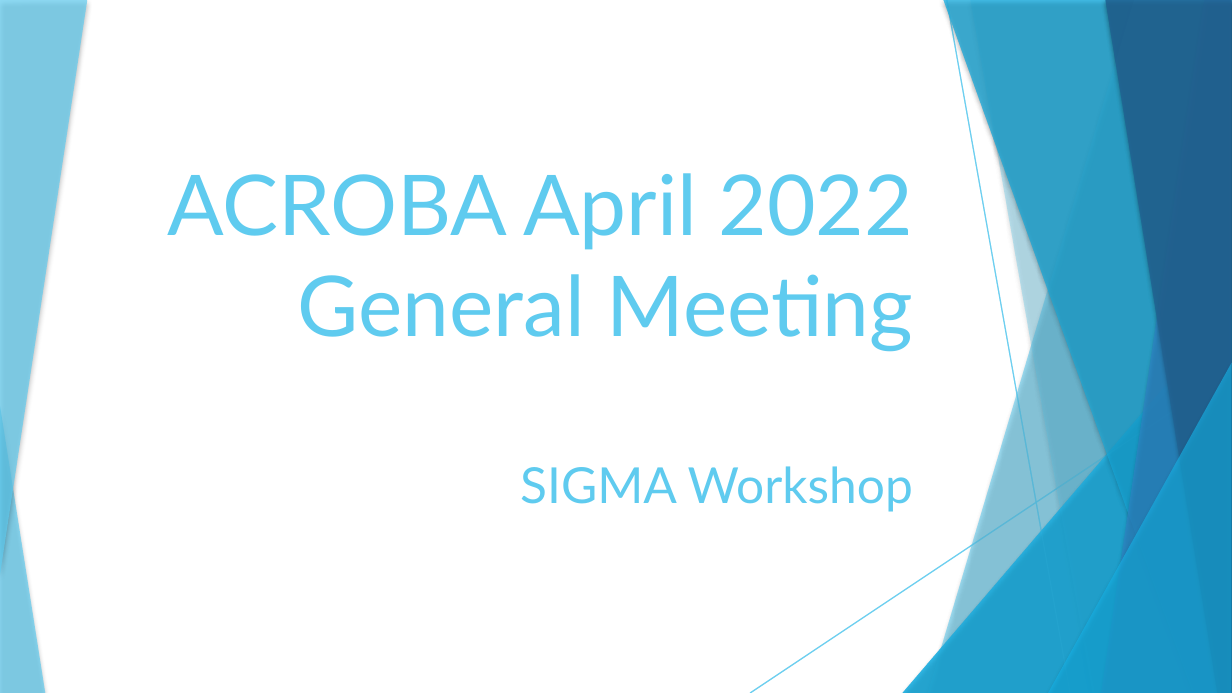
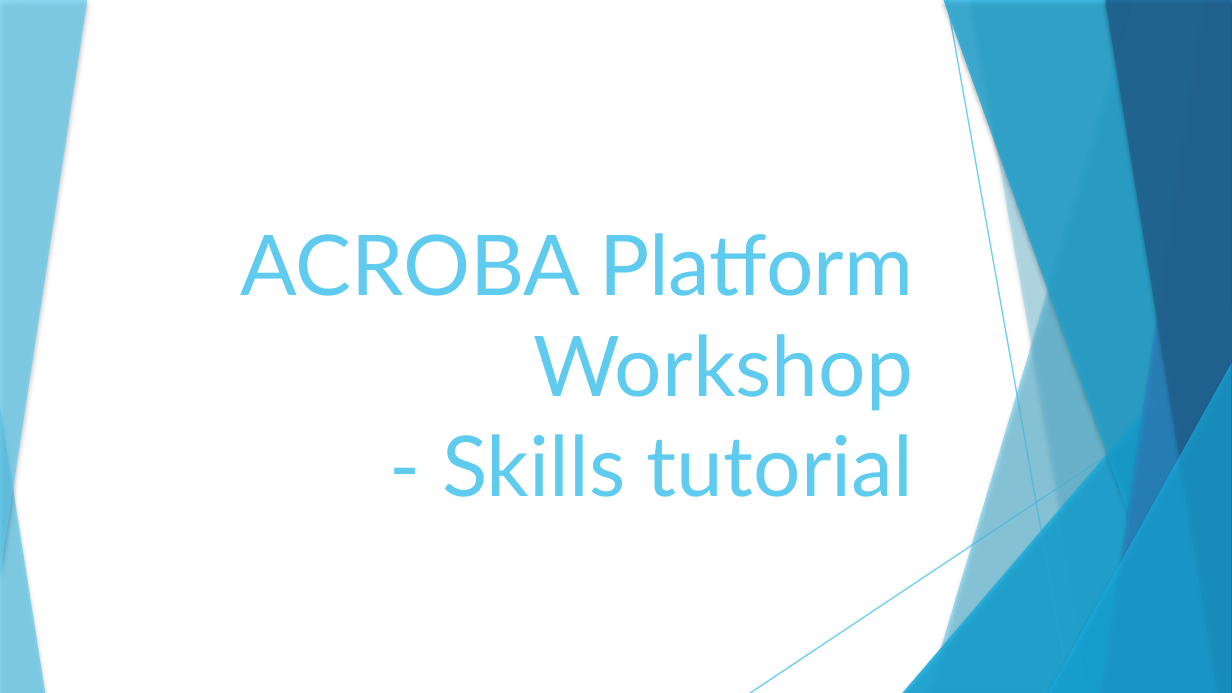
Before and after one commit to SirineBenAmor1/Acroba-project, a slide deck: slide 1 of docs/presentation.odp. Drawn at 1232x693 pixels with LibreOffice and Linux fonts; fonts in the diff are those of the drawing. Boxes give left, top, right and bottom in pixels: in the first picture for what was removed or moved away, otherwise in the second. Text is boxed around its words. In the diff, an @@ line names an element or a change of style, - is before the commit and + after.

Commit message:
Update presentation

```diff
--- a/docs/presentation.odp
+++ b/docs/presentation.odp
@@ title at <box>240,233,913,497</box>: text changed @@
-ACROBA April 2022 General Meeting
-SIGMA Workshop
+ACROBA Platform Workshop
+- Skills tutorial
```
Also in this commit, not shown: 1 other slide changed, 5 slides added.
